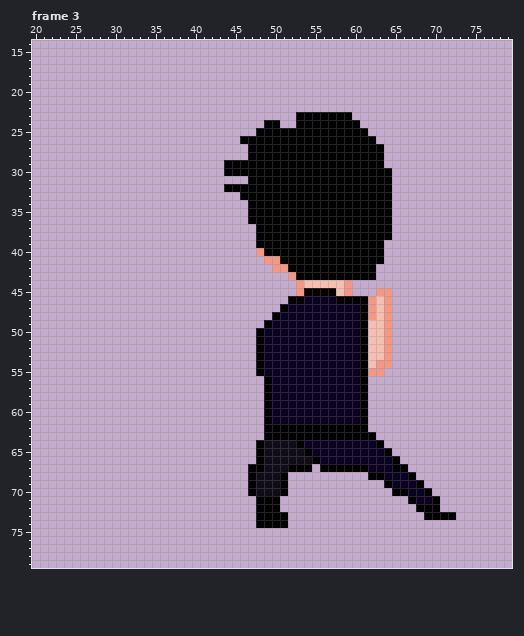
Pixel-art file -- raw/SlickCrouchedKick.aseprite. That is the earlier state.
80x80 pixels, 4 frames. Shown: frame 3: x 20..79, y 14..79. The old version is drawn lined up with the new one. The commit also changed other frames, which this record leaves out.
Once edited:
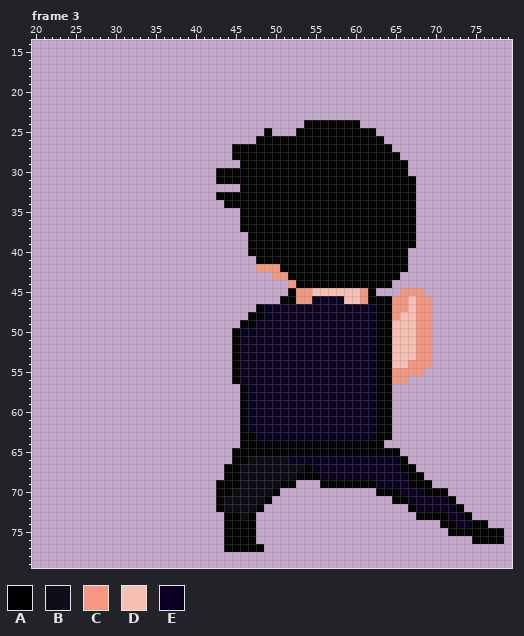
Palette (. is transparent): A #000000  B #100c1a  C #f59782  D #f7bfb2  E #0c0023
From old to new:
whole drawing moved by +0,-4 (the old picture is shown already moved)
--- frame 3
@@ x 41..79 @@
 22 .......................................
-23 ............AAAAAAA....................
-24 ........AA..AAAAAAAA...................
-25 .......AAAAAAAAAAAAAA..................
-26 .....AAAAAAAAAAAAAAAAA.................
-27 ......AAAAAAAAAAAAAAAAA................
-28 ......AAAAAAAAAAAAAAAAA................
-29 ...AAAAAAAAAAAAAAAAAAAA................
-30 ...AAAAAAAAAAAAAAAAAAAAA...............
-31 ......AAAAAAAAAAAAAAAAAA...............
-32 ...AAAAAAAAAAAAAAAAAAAAA...............
-33 .....AAAAAAAAAAAAAAAAAAA...............
-34 ......AAAAAAAAAAAAAAAAAA...............
-35 ......AAAAAAAAAAAAAAAAAA...............
-36 ......AAAAAAAAAAAAAAAAAA...............
-37 .......AAAAAAAAAAAAAAAAA...............
-38 .......AAAAAAAAAAAAAAAAA...............
-39 .......AAAAAAAAAAAAAAAA................
-40 .......CAAAAAAAAAAAAAAA................
-41 ........CCAAAAAAAAAAAAA................
-42 .........CCAAAAAAAAAAA.................
-43 ...........CAAAAAAAAAA.................
-44 ............CDDDDDC....................
-45 ............CAAAADC...CC...............
-46 ...........AAEEEEAAAACDC...............
-47 ..........AEEEEEEEEEACDC...............
-48 .........AEEEEEEEEEEACDC...............
-49 ........AEEEEEEEEEEEADDC...............
-50 .......AEEEEEEEEEEEEADDC...............
-51 .......AEEEEEEEEEEEEADDC...............
-52 .......AEEEEEEEEEEEEADDC...............
-53 .......AEEEEEEEEEEEEADDC...............
-54 .......AEEEEEEEEEEEEADCC...............
-55 .......AEEEEEEEEEEEEACC................
-56 ........AEEEEEEEEEEEA..................
-57 ........AEEEEEEEEEEEA..................
-58 ........AEEEEEEEEEEEA..................
-59 ........AEEEEEEEEEEEA..................
-60 ........AEEEEEEEEEEEA..................
-61 ........AEEEEEEEEEEEA..................
-62 ........AAAAAAAAAAAAA..................
-63 ........AAAAAAAAAAAAAA.................
-64 .......ABBBBAEEEEEEEEEA................
-65 .......ABBBBBAEEEEEEEEEA...............
-66 .......ABBBBBBAEEEEEEEEEA..............
-67 ......AABBBAAA.AAAAAAEEEAA.............
-68 ......ABBBA..........AAEEEA............
-69 ......ABBBA............AEEEA...........
-70 ......ABBBA.............AAEEA..........
-71 .......AAA................AEEA.........
-72 .......AAA.................AAA.........
-73 .......AAAA.................AAAA.......
-74 .......AAAA............................
-75 .......................................
-76 .......................................
-77 .......................................
+23 .......................................
+24 .............AAAAAAA...................
+25 ........A...AAAAAAAAAA.................
+26 .......AAAAAAAAAAAAAAAA................
+27 ....AAAAAAAAAAAAAAAAAAAA...............
+28 ....AAAAAAAAAAAAAAAAAAAAA..............
+29 .....AAAAAAAAAAAAAAAAAAAAA.............
+30 ..AAAAAAAAAAAAAAAAAAAAAAAA.............
+31 ..AAAAAAAAAAAAAAAAAAAAAAAAA............
+32 .....AAAAAAAAAAAAAAAAAAAAAA............
+33 ..AAAAAAAAAAAAAAAAAAAAAAAAA............
+34 ...AAAAAAAAAAAAAAAAAAAAAAAA............
+35 .....AAAAAAAAAAAAAAAAAAAAAA............
+36 .....AAAAAAAAAAAAAAAAAAAAAA............
+37 .....AAAAAAAAAAAAAAAAAAAAAA............
+38 ......AAAAAAAAAAAAAAAAAAAAA............
+39 ......AAAAAAAAAAAAAAAAAAAAA............
+40 ......AAAAAAAAAAAAAAAAAAAA.............
+41 .......AAAAAAAAAAAAAAAAAAA.............
+42 .......CCCAAAAAAAAAAAAAAAA.............
+43 .........CCAAAAAAAAAAAAAA..............
+44 ...........CAAAAAAAAAAAA...............
+45 ...........ACCDDDDDDCA...CCC...........
+46 ..........AACCEEEEDDCAAACCDCC..........
+47 .......AEEEEEEEEEEEEEEAACCDCC..........
+48 ......AAEEEEEEEEEEEEEEAACDDCC..........
+49 .....AAEEEEEEEEEEEEEEEAADDDCC..........
+50 ....AEEEEEEEEEEEEEEEEEAADDDCC..........
+51 ....AEEEEEEEEEEEEEEEEEAADDDCC..........
+52 ....AEEEEEEEEEEEEEEEEEAADDDCC..........
+53 ....AEEEEEEEEEEEEEEEEEAADDDCC..........
+54 ....AEEEEEEEEEEEEEEEEEAADDCCC..........
+55 ....AEEEEEEEEEEEEEEEEEAACCCC...........
+56 ....AEEEEEEEEEEEEEEEEEAACC.............
+57 .....AEEEEEEEEEEEEEEEEAA...............
+58 .....AEEEEEEEEEEEEEEEEAA...............
+59 .....AEEEEEEEEEEEEEEEEAA...............
+60 .....AEEEEEEEEEEEEEEEEAA...............
+61 .....AEEEEEEEEEEEEEEEEAA...............
+62 .....AEEEEEEEEEEEEEEEEAA...............
+63 .....AAEEEEEEEEEEEEEEEAA...............
+64 .....AAAAAAAAAAAAAAAAAA................
+65 ....AAAAAAAAAAAAAAAAAAAAA..............
+66 ....AABBBBBEEEEEEEEEEEEEEA.............
+67 ...AABBBBBBBBAEEEEEEEEEEEAA............
+68 ...AABBBBBBBAAAEEEEEEEEEEEAA...........
+69 ..AAABBBBBAA...AAAAAAAEEEEAAA..........
+70 ..AABBBBBA............AAAEEEAAA........
+71 ..ABBBBBA...............AAEEEEEA.......
+72 ..ABBBBA..................AEEEEEA......
+73 ...AABA....................AAAAEEA.....
+74 ...AAAA.......................AAEEAA...
+75 ...AAAA........................AAAAAAA.
+76 ...AAAA...........................AAAA.
+77 ...AAAAA...............................
 78 .......................................
